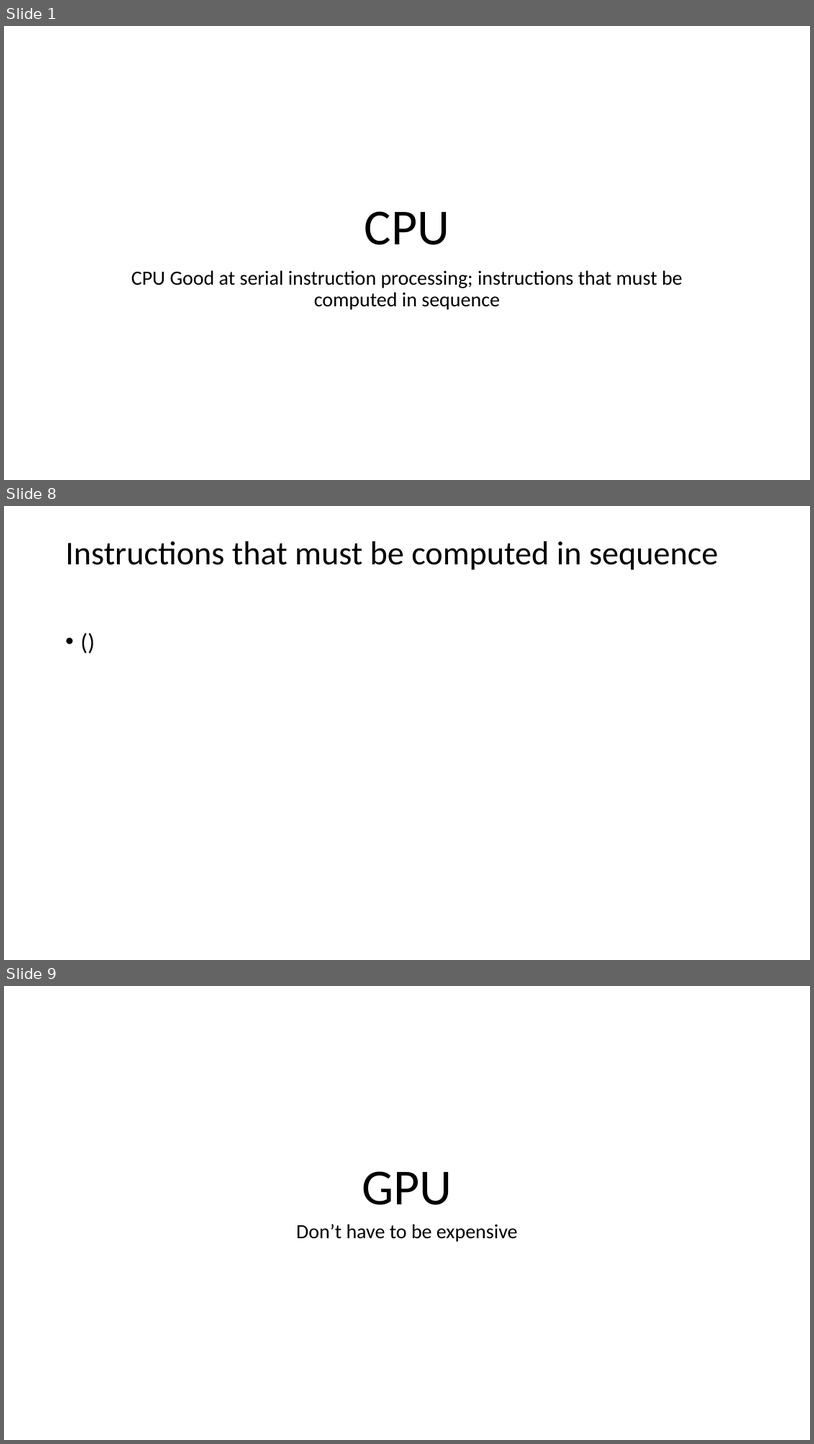
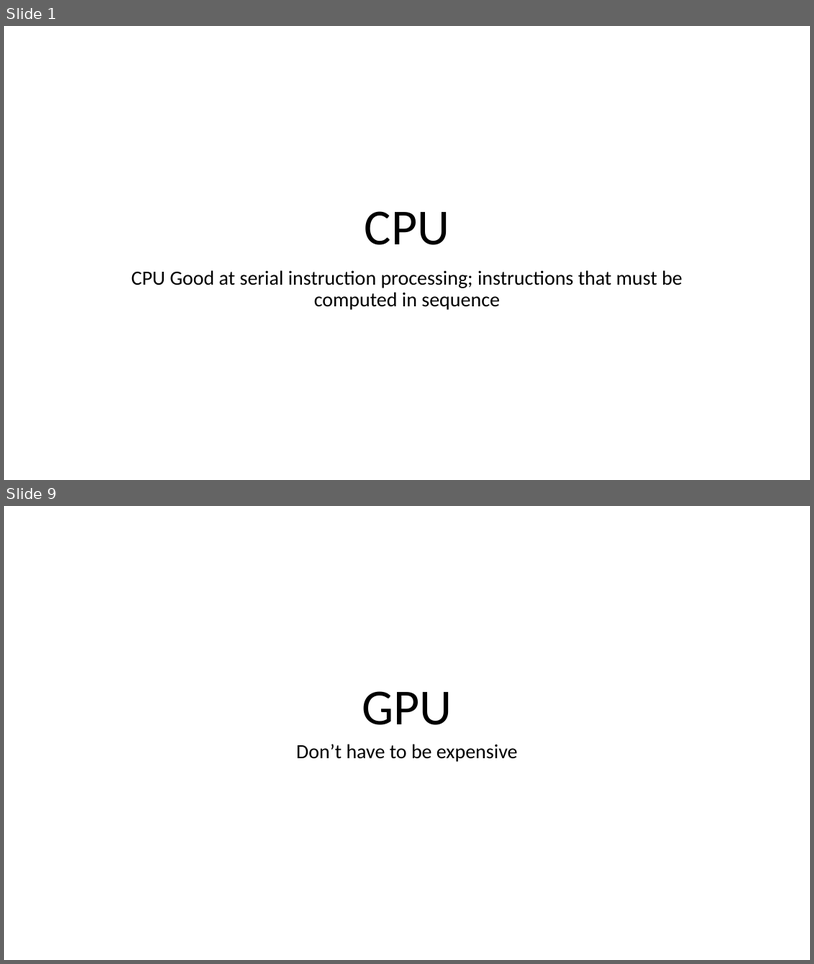
Before and after one commit to davxdan/MachineLearning, a slide deck: GPU Project/Project.pptx. Shown one above the other, each under a label of ours: slides 1, 8 and 9 before the commit, slides 1 and 9 after it; the slides between them are not shown. The pictures are 814x1444 and 814x964 pixels, drawn with LibreOffice and Linux fonts; fonts in the diff are those of the drawing. Boxes give left, top, right and bottom in pixels: in the first picture for what was removed or moved away, otherwise in the second. Text is boxed around its words. In the diff, an @@ line names an element or a change of style, - is before the commit and + after.

```diff
--- a/GPU Project/Project.pptx
+++ b/GPU Project/Project.pptx
@@ slide 8 removed at <box>4,506,810,960</box>, background #FFFFFF @@
@@ title removed at <box>65,541,718,570</box> @@
-Instructions that must be computed in sequence
@@ text removed at <box>59,627,756,915</box> @@
-• ()
```
Also in this commit, not shown: 2 slides changed, 1 slide added, 1 other file.
